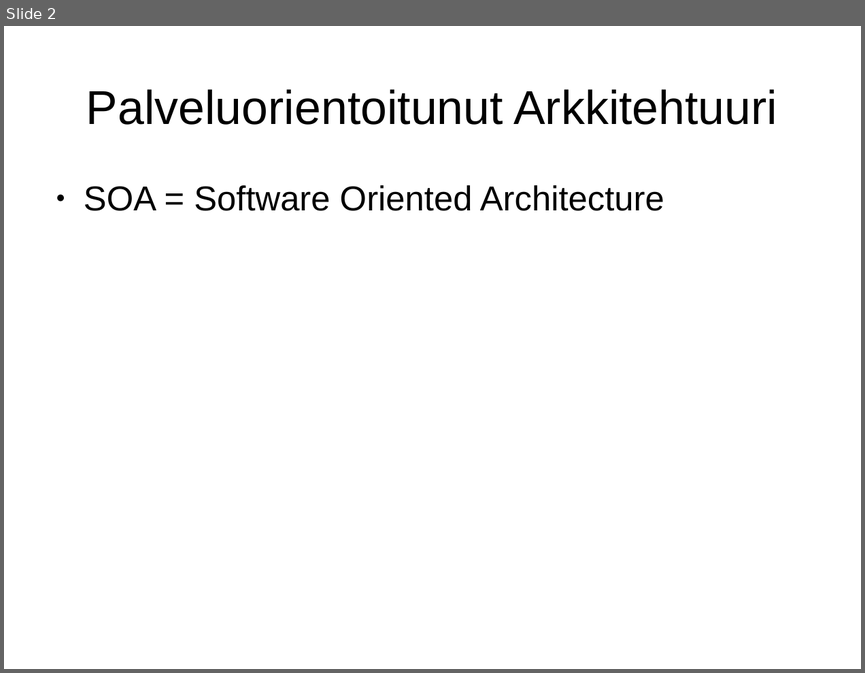
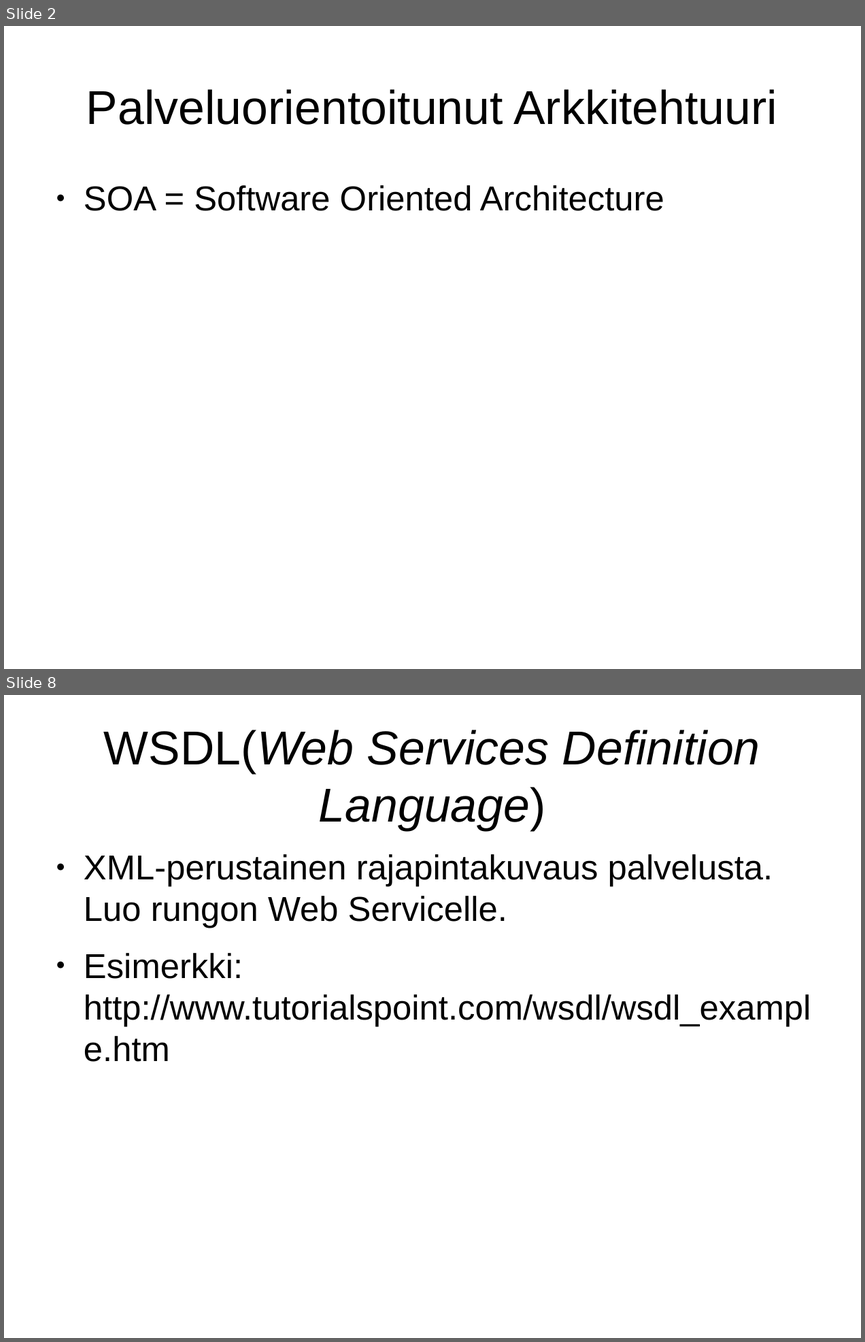
Before and after one commit to Konnila/KandiesitysToni, a slide deck: KandiEsitelma.odp. Shown one above the other, each under a label of ours: slide 2 before the commit, slides 2 and 8 after it; the slides between them are not shown. The pictures are 865x673 and 865x1342 pixels, drawn with LibreOffice and Linux fonts; fonts in the diff are those of the drawing. Boxes give left, top, right and bottom in pixels: in the first picture for what was removed or moved away, otherwise in the second. Text is boxed around its words. In the diff, an @@ line names an element or a change of style, - is before the commit and + after.

```diff
--- a/KandiEsitelma.odp
+++ b/KandiEsitelma.odp
@@ slide 8 added at [4, 695, 861, 1338], background #FFFFFF @@
@@ title added at [104, 730, 760, 830], 44 pt, text #000000, italic @@
+WSDL(Web Services Definition Language)
@@ text added at [84, 854, 810, 1062], 32 pt, text #000000 @@
+● XML-perustainen rajapintakuvaus palvelusta. Luo rungon Web Servicelle.
+● Esimerkki: http://www.tutorialspoint.com/wsdl/wsdl_example.htm
```
Also in this commit, not shown: 1 slide changed, 12 other slides added, 1 other file.
